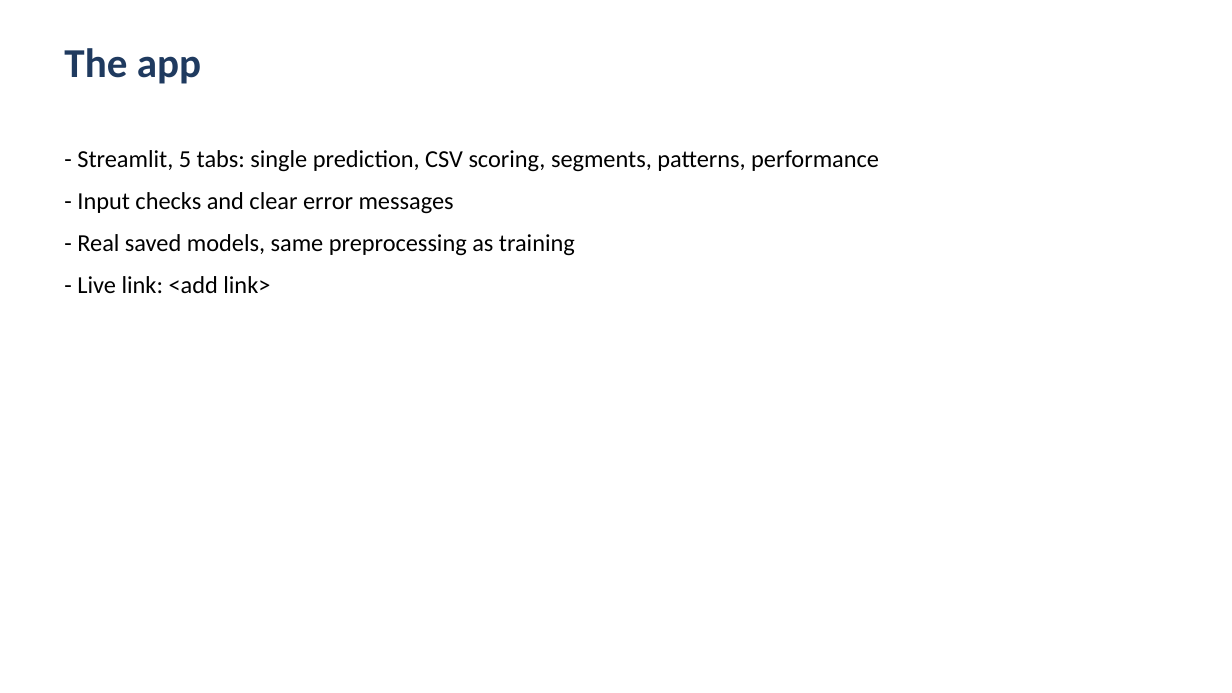
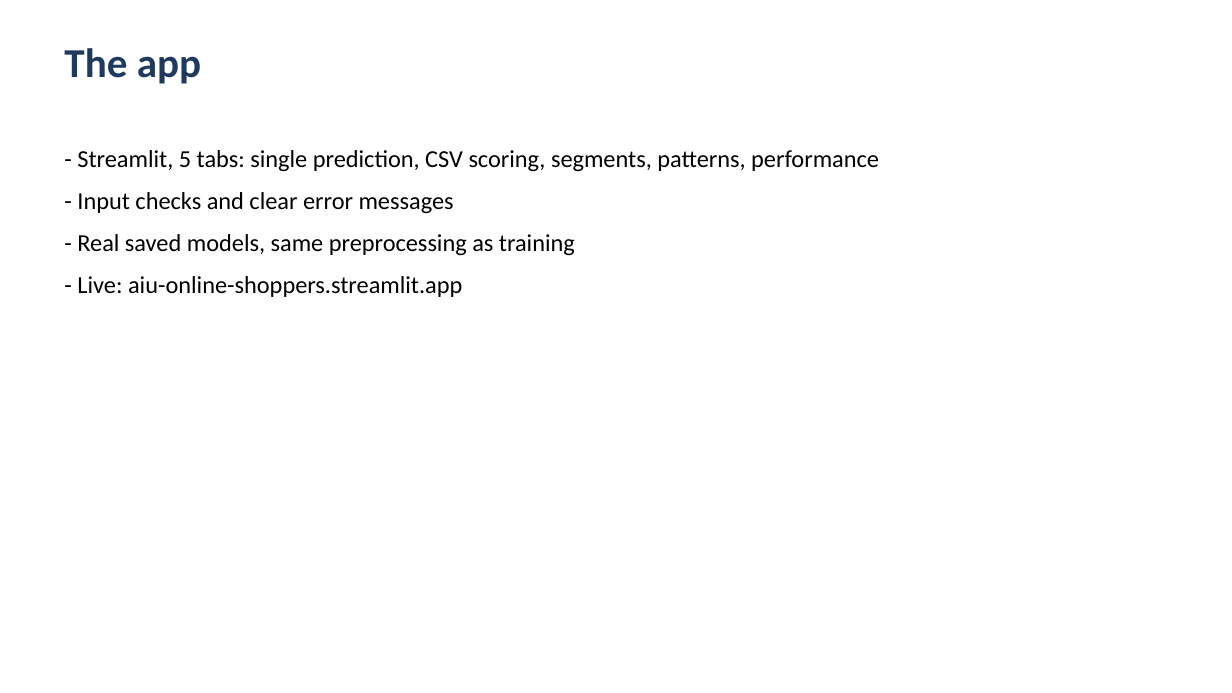
Before and after one commit to mohamed-alaa1/online-shoppers-purchase-prediction, a slide deck: slide 13 of presentation/Data_Mining_Presentation.pptx. Drawn at 1232x693 pixels with LibreOffice and Linux fonts; fonts in the diff are those of the drawing. Boxes give left, top, right and bottom in pixels: in the first picture for what was removed or moved away, otherwise in the second. Text is boxed around its words. In the diff, an @@ line names an element or a change of style, - is before the commit and + after.

Commit message:
add live app and repo links

```diff
--- a/presentation/Data_Mining_Presentation.pptx
+++ b/presentation/Data_Mining_Presentation.pptx
@@ text at <box>77,276,462,297</box>: text changed @@
-- Live link: <add link>
+- Live: aiu-online-shoppers.streamlit.app
```
Also in this commit, not shown: 3 other files.
